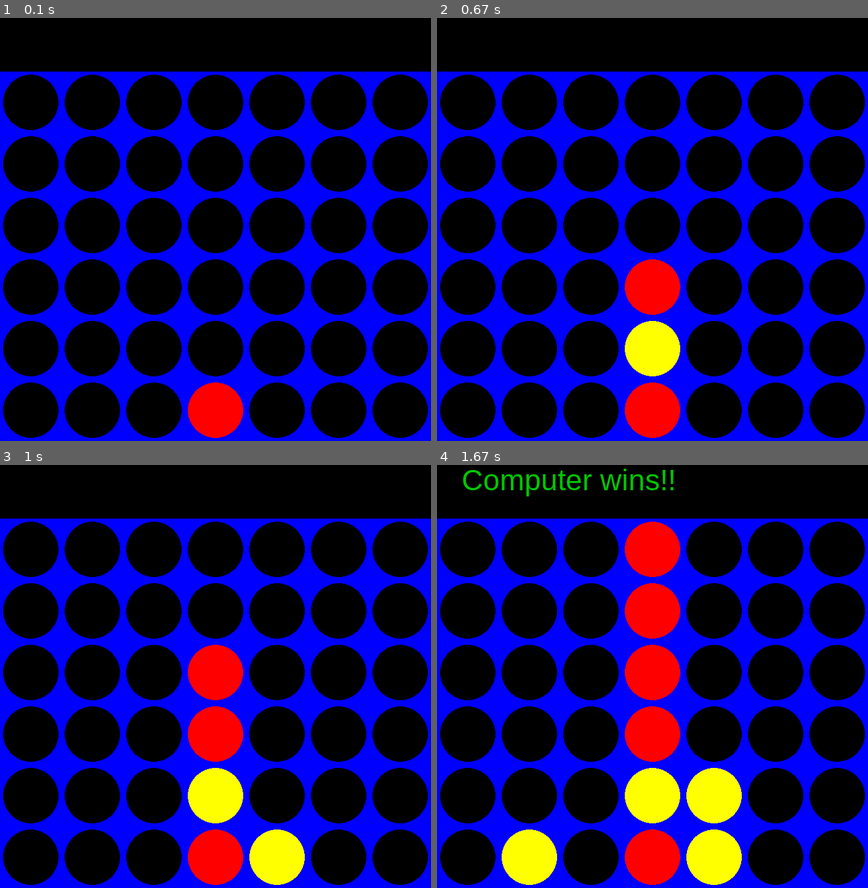
Above: before the commit, frames 1-4 (two rows, left to right).
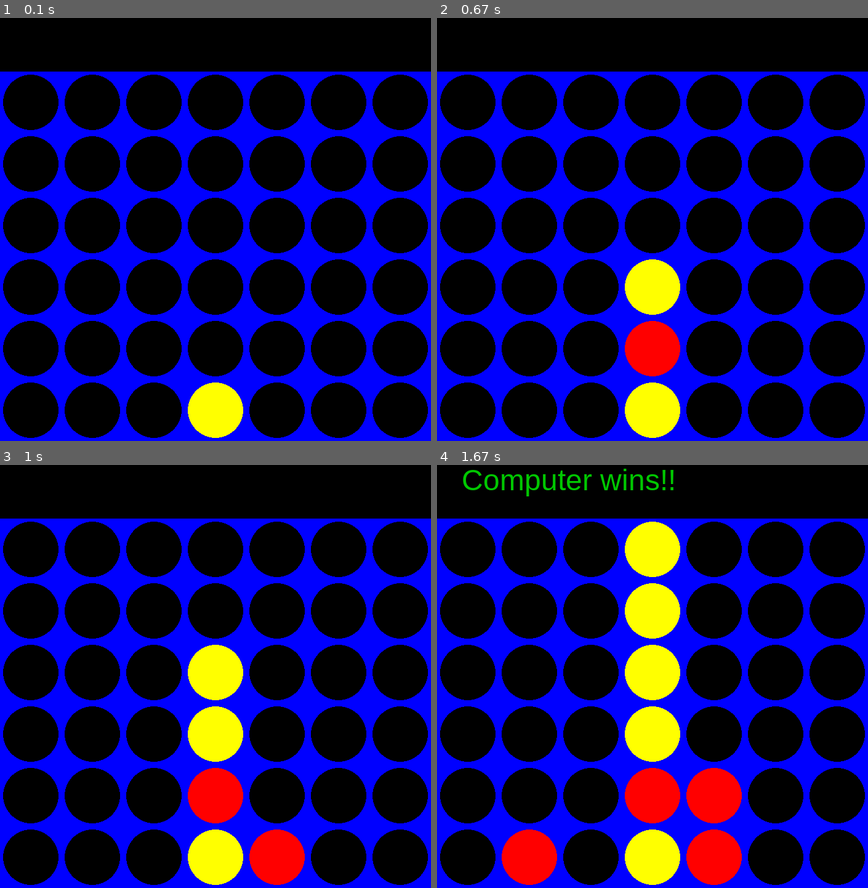
Above: after the commit, the same moments.

Repository: nmastrapasqua/PythonPlay
Game: pygame game, started from examples/connect_four_gui.py
Same seed, same stepped clock (60 frames per second), same inputs: the game is played once before the commit and once after it.
Inputs (mouse positions are in pixels of both pictures, inside the frame that each line leads up to):
- Up to frame 1 (0.1 s): no input
- Up to frame 2 (0.67 s): click (652, 225) at 0.38 s
- Up to frame 3 (1 s): click (258, 769) at 0.77 s
- Up to frame 4 (1.67 s): click (704, 710) at 1.12 s; click (549, 587) at 1.5 s

The runs differ from the first frame. In frame 1, 1.3% of the frame differs, in the area x 43-57%, y 86-100%; in frame 2, 3.9%; in frame 3, 6.6%; in frame 4, 12%, in the area x 15-71%, y 13-100%.

Commit message:
better heuristic

Diff:
--- a/examples/connect_four_gui.py
+++ b/examples/connect_four_gui.py
@@ -1,6 +1,8 @@
 #=====================================================================
 # Play with:
 # https://www.helpfulgames.com/subjects/brain-training/connect-four.html
+# https://connect4.gamesolver.org/
+# https://www.mathsisfun.com/games/connect4.html
 #=====================================================================
 from games.connect_four import ConnectFourGame, MiniMaxPlayer, DRAW, AI_PIECE, PLAYER_PIECE
 
@@ -16,6 +18,7 @@
 YELLOW = (255,255,0)
 GREEN = (0, 200, 0 )
 LABEL_COLOR = GREEN
+GRID_COLOR = BLUE
 
 ROW_COUNT = 6
 COLUMN_COUNT = 7
@@ -25,7 +28,7 @@
 AI = 1
 DIFFICULTY = 3
 
-PLAYER_COLOR = {PLAYER_PIECE: YELLOW, AI_PIECE: RED}
+PLAYER_COLOR = {PLAYER_PIECE: RED, AI_PIECE: YELLOW}
 
 computerPlayer = MiniMaxPlayer(AI_PIECE, DIFFICULTY)
 game = None
@@ -51,7 +54,7 @@
     board = game.get_board()
     for c in range(game.get_cols()):
         for r in range(game.get_rows()):
-            pygame.draw.rect(screen, BLUE, (c*SQUARESIZE, r*SQUARESIZE+SQUARESIZE, SQUARESIZE, SQUARESIZE))
+            pygame.draw.rect(screen, GRID_COLOR, (c*SQUARESIZE, r*SQUARESIZE+SQUARESIZE, SQUARESIZE, SQUARESIZE))
             pygame.draw.circle(screen, BLACK, (int(c*SQUARESIZE+SQUARESIZE/2), int(r*SQUARESIZE+SQUARESIZE+SQUARESIZE/2)), RADIUS)
 
     for c in range(game.get_cols()):
